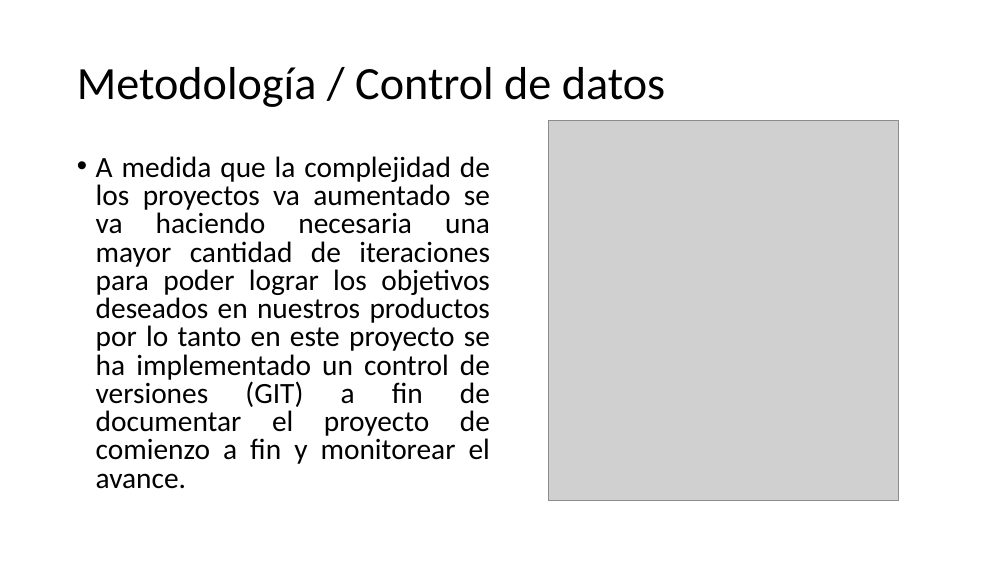
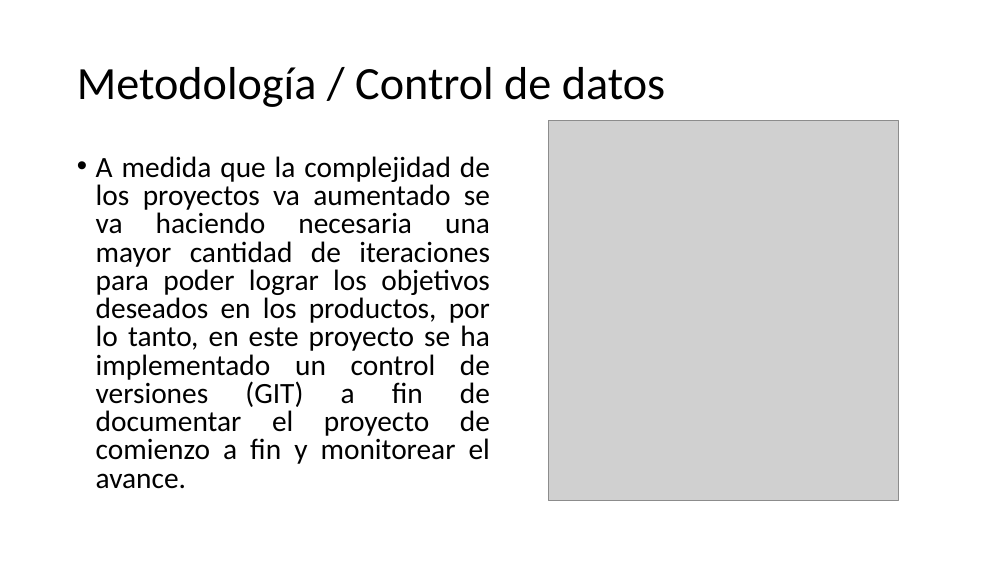
Before and after one commit to Ricvr98/CNC-UNI-Monografia-, a slide deck: slide 8 of conferencia/Diseño y fabricación de una máquina Control Numérico.pptx. Drawn at 1008x567 pixels with LibreOffice and Linux fonts; fonts in the diff are those of the drawing; grey boxes stand for pictures; background and template pictures are left out. Boxes give left, top, right and bottom in pixels: in the first picture for what was removed or moved away, otherwise in the second. Text is boxed around its words. In the diff, an @@ line names an element or a change of style, - is before the commit and + after.

```diff
--- a/conferencia/Diseño y fabricación de una máquina Control Numérico.pptx
+++ b/conferencia/Diseño y fabricación de una máquina Control Numérico.pptx
@@ text at (x1=96, y1=156, x2=490, y2=489): text changed @@
-• A medida que la complejidad de los proyectos va aumentado se va haciendo necesaria una mayor cantidad de iteraciones para poder lograr los objetivos deseados en nuestros productos por lo tanto en este proyecto se ha implementado un control de versiones (GIT) a fin de documentar el proyecto de comienzo a fin y monitorear el avance.
+• A medida que la complejidad de los proyectos va aumentado se va haciendo necesaria una mayor cantidad de iteraciones para poder lograr los objetivos deseados en los productos, por lo tanto, en este proyecto se ha implementado un control de versiones (GIT) a fin de documentar el proyecto de comienzo a fin y monitorear el avance.
```
Also in this commit, not shown: 4 other slides changed, 3 other files.
